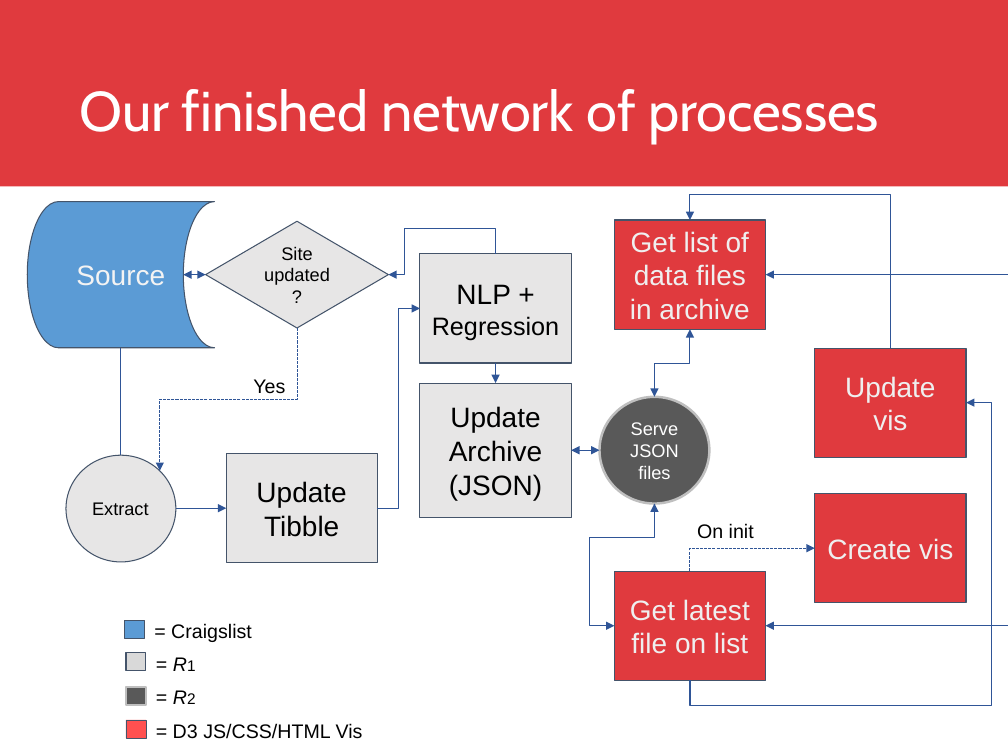
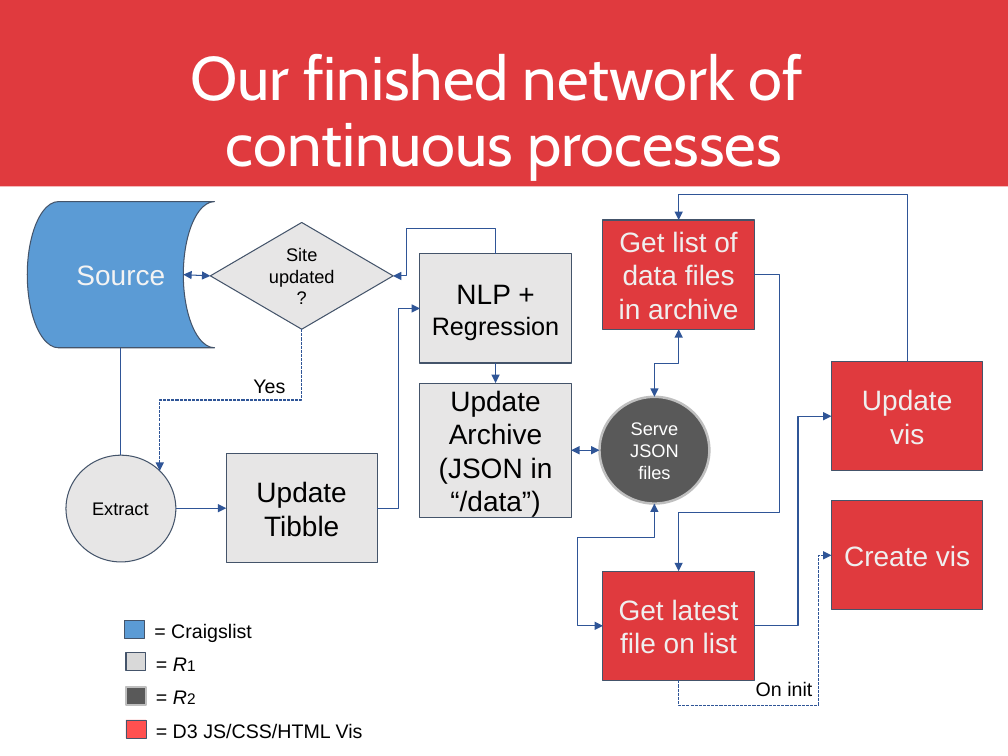
Before and after one commit to DreaJulca/streamvis-lecture, a slide deck: slide 23 of Visual Data Science.pptx. Drawn at 1008x756 pixels with LibreOffice and Linux fonts; fonts in the diff are those of the drawing; background and template pictures are left out. Boxes give left, top, right and bottom in pixels: in the first picture for what was removed or moved away, otherwise in the second. Text is boxed around its words. In the diff, an @@ line names an element or a change of style, - is before the commit and + after.

```diff
--- a/Visual Data Science.pptx
+++ b/Visual Data Science.pptx
@@ title at <box>191,54,803,180</box>: text changed; size 40 to 44 pt @@
-Our finished network of processes
+Our finished network of
+continuous processes
@@ elbow arrow moved from (890, 348) - (689, 220) to (907, 362) - (678, 220) @@
@@ diamond "Site updated?": place and size @@
-diamond "Site updated?" at <box>206,222,388,329</box>
+diamond "Site updated?" at <box>211,223,393,330</box>
@@ elbow arrow moved from (496, 254) - (388, 274) to (496, 254) - (393, 276) @@
@@ rectangle "Get list of data files ...": place and size @@
-rectangle "Get list of data files ..." at <box>614,220,765,329</box>
+rectangle "Get list of data files ..." at <box>603,220,754,329</box>
@@ double arrow moved from (206, 274) - (183, 274) to (211, 276) - (183, 274) @@
@@ elbow double arrow moved from (766, 626) - (766, 274) to (678, 572) - (754, 274) @@
@@ elbow double arrow (678, 572) - (754, 274): elbow double arrow to elbow arrow @@
@@ elbow arrow moved from (297, 328) - (160, 471) to (301, 330) - (160, 471) @@
@@ elbow double arrow moved from (689, 330) - (654, 397) to (678, 330) - (654, 397) @@
@@ rectangle "Update vis": place and size @@
-rectangle "Update vis" at <box>814,348,966,457</box>
+rectangle "Update vis" at <box>832,362,983,471</box>
@@ elbow arrow moved from (689, 680) - (966, 402) to (754, 626) - (832, 416) @@
@@ text in rectangle at <box>439,457,553,517</box>: text changed @@
-(JSON)
+(JSON in “/data”)
@@ elbow double arrow moved from (614, 626) - (654, 504) to (603, 626) - (654, 504) @@
@@ rectangle "Create vis": place and size @@
-rectangle "Create vis" at <box>814,494,966,603</box>
+rectangle "Create vis" at <box>832,501,983,610</box>
@@ elbow arrow moved from (689, 572) - (814, 548) to (678, 680) - (832, 555) @@
@@ rectangle "Get latest file on list": place and size @@
-rectangle "Get latest file on list" at <box>614,572,765,680</box>
+rectangle "Get latest file on list" at <box>603,572,754,680</box>
@@ text "On init": place and size @@
-text "On init" at <box>697,523,754,539</box>
+text "On init" at <box>756,681,812,696</box>
```
Also in this commit, not shown: 4 other slides changed, 1 other file.
